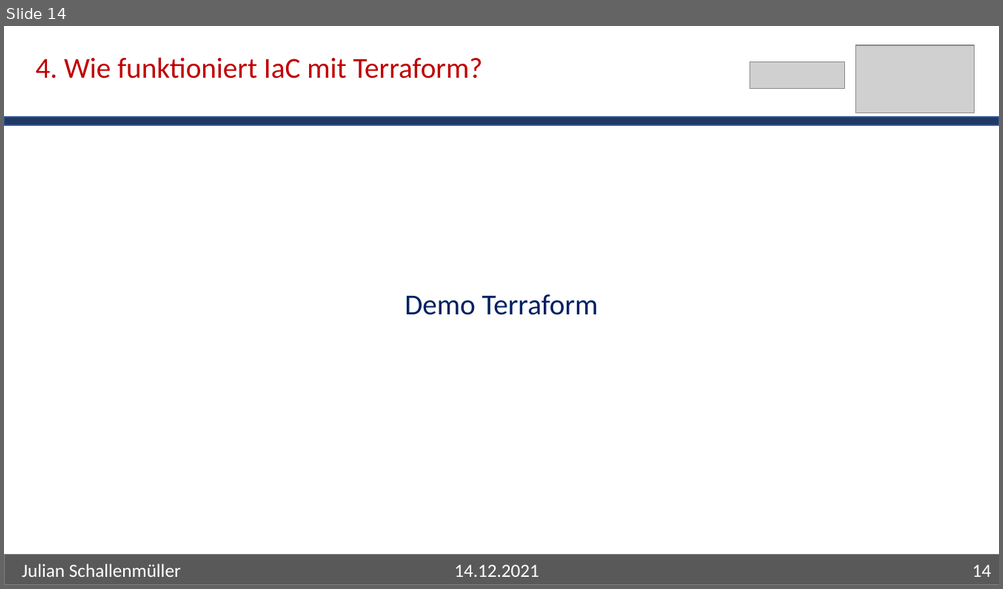
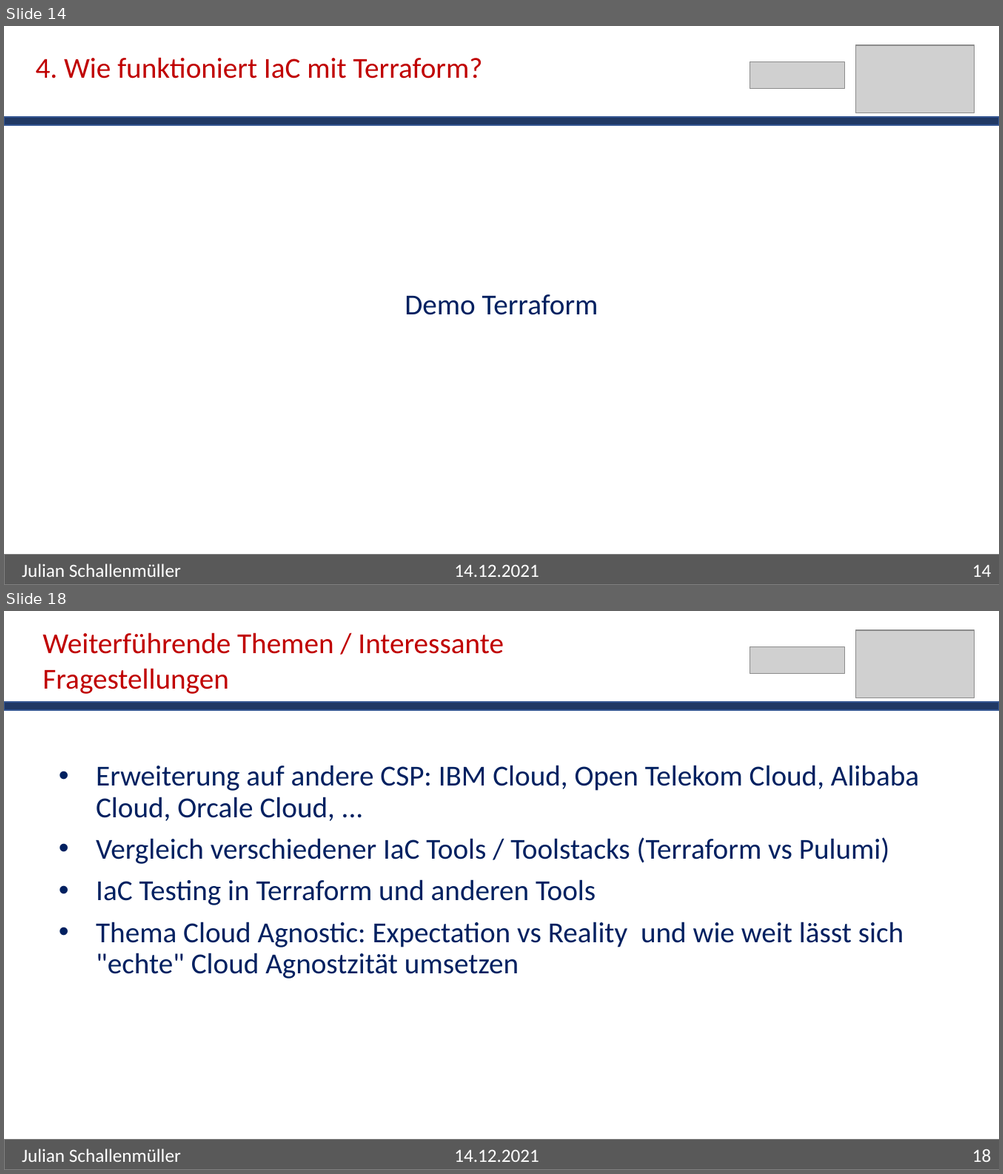
Before and after one commit to JulianSchallenmueller/Bachelorarbeit, a slide deck: Bachelorarbeitsbesuch/Präsentation.pptx. Shown one above the other, each under a label of ours: slide 14 before the commit, slides 14 and 18 after it; the slides between them are not shown. The pictures are 1003x589 and 1003x1174 pixels, drawn with LibreOffice and Linux fonts; fonts in the diff are those of the drawing; grey boxes stand for pictures. Boxes give left, top, right and bottom in pixels: in the first picture for what was removed or moved away, otherwise in the second. Text is boxed around its words. In the diff, an @@ line names an element or a change of style, - is before the commit and + after.

Commit message:
Präsentation

```diff
--- a/Bachelorarbeitsbesuch/Präsentation.pptx
+++ b/Bachelorarbeitsbesuch/Präsentation.pptx
@@ slide 18 added at (4, 611, 999, 1170), background #FFFFFF @@
@@ text added at (42, 632, 504, 694), 28 pt, text #C00000 @@
+Weiterführende Themen / Interessante Fragestellungen
@@ picture added at (856, 630, 974, 698) @@
@@ picture added at (749, 647, 844, 673) @@
@@ rectangle added at (4, 702, 999, 710), fill #203864, outline #325491 1 pt @@
@@ text added at (96, 765, 919, 979), 28 pt, text #002060 @@
+• Erweiterung auf andere CSP: IBM Cloud, Open Telekom Cloud, Alibaba Cloud, Orcale Cloud, ...
+• Vergleich verschiedener IaC Tools / Toolstacks (Terraform vs Pulumi)
+• IaC Testing in Terraform und anderen Tools
+• Thema Cloud Agnostic: Expectation vs Reality und wie weit lässt sich "echte" Cloud Agnostzität umsetzen
@@ rectangle added at (4, 1140, 999, 1170), fill #595959, outline #808080 1 pt @@
@@ text added at (22, 1149, 539, 1162), 18 pt, text #FFFFFF @@
+Julian Schallenmüller 14.12.2021
@@ page number added at (972, 1150, 991, 1162), 18 pt, text #FFFFFF @@
+18
```
Also in this commit, not shown: 2 slides changed, 2 other slides added.
